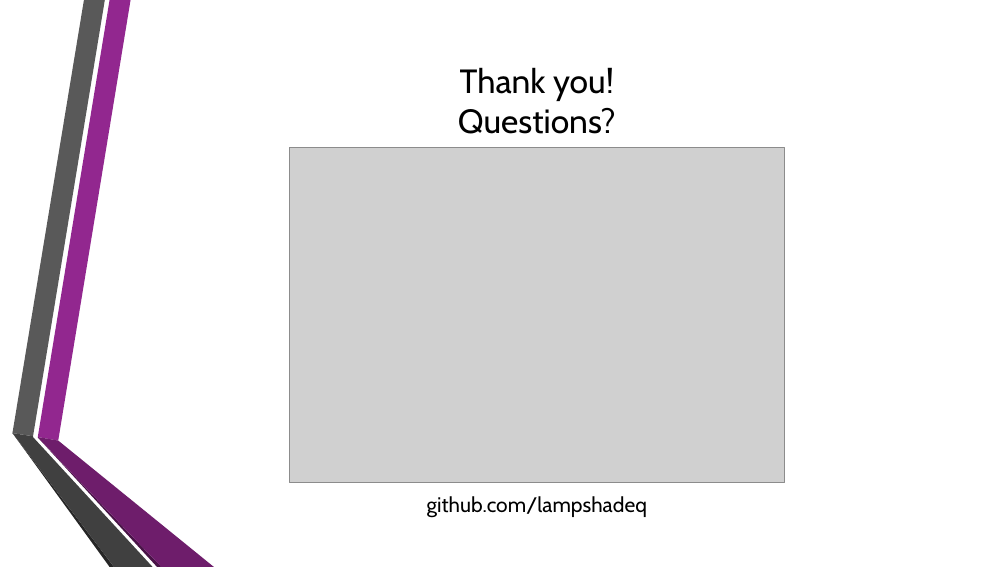
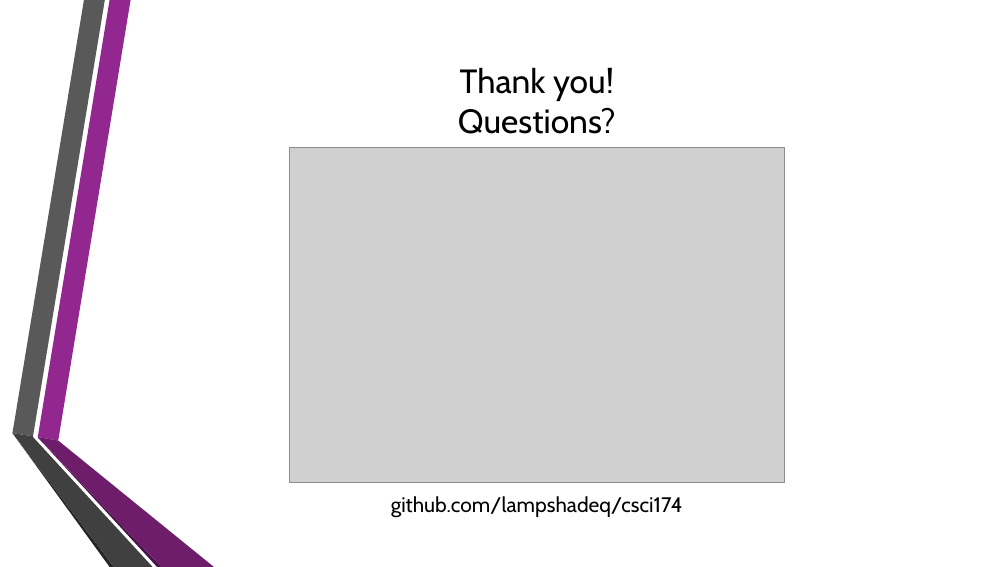
Before and after one commit to lampshadeq/csci174, a slide deck: slide 18 of Ghostbusters and Ghosts.pptx. Drawn at 1008x567 pixels with LibreOffice and Linux fonts; fonts in the diff are those of the drawing; grey boxes stand for pictures; background and template pictures are left out. Boxes give left, top, right and bottom in pixels: in the first picture for what was removed or moved away, otherwise in the second. Text is boxed around its words. In the diff, an @@ line names an element or a change of style, - is before the commit and + after.

Commit message:
Changed GitHub link at end to proper repo

```diff
--- a/Ghostbusters and Ghosts.pptx
+++ b/Ghostbusters and Ghosts.pptx
@@ text at <box>391,496,683,518</box>: text changed @@
-github.com/lampshadeq
+github.com/lampshadeq/csci174
```
